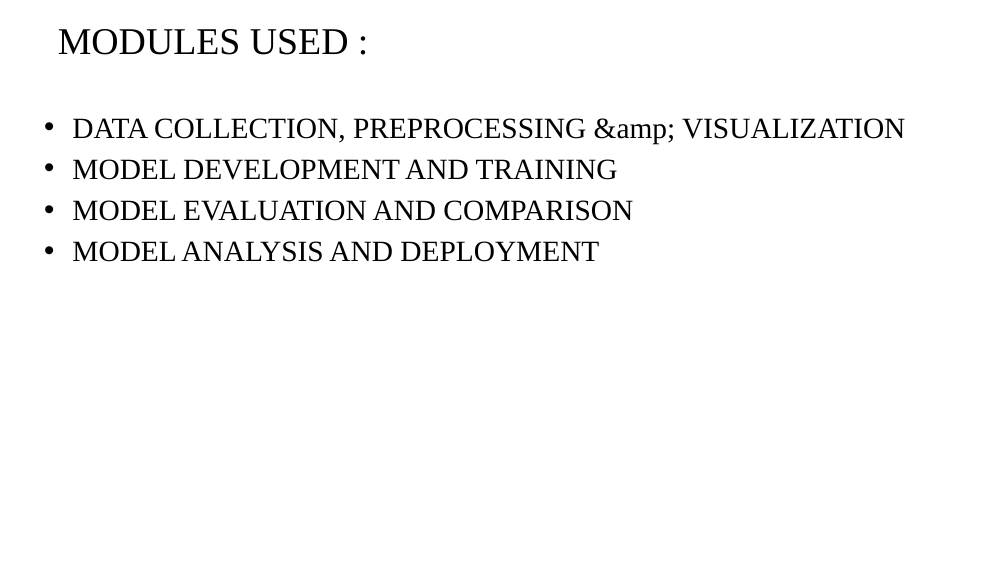
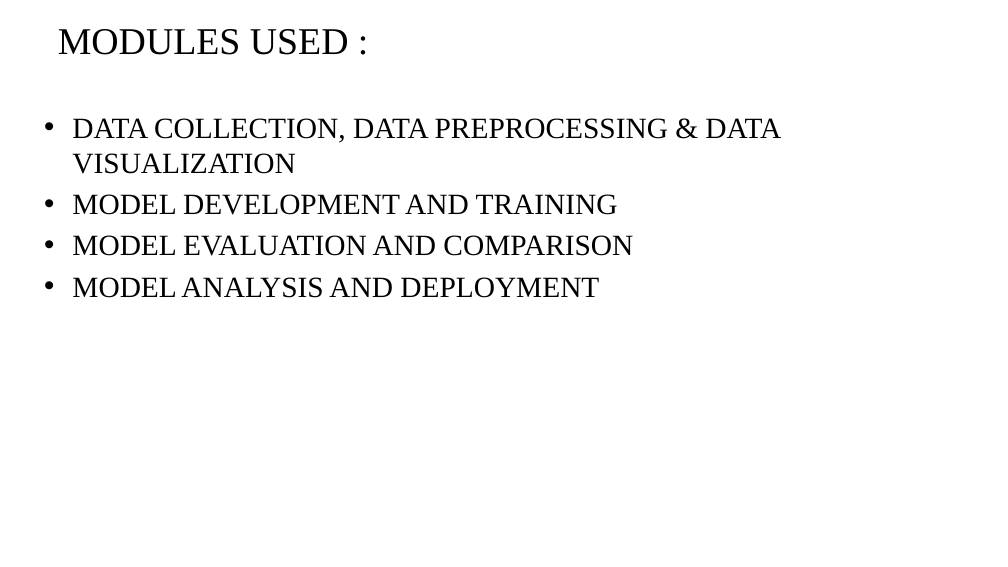
Before and after one commit to jes1326/Jeswanth_Puducherry_Tecnological_University, a slide deck: slide 7 of coappsinternship.pptx. Drawn at 1008x567 pixels with LibreOffice and Linux fonts; fonts in the diff are those of the drawing; background and template pictures are left out. Boxes give left, top, right and bottom in pixels: in the first picture for what was removed or moved away, otherwise in the second. Text is boxed around its words. In the diff, an @@ line names an element or a change of style, - is before the commit and + after.

```diff
--- a/coappsinternship.pptx
+++ b/coappsinternship.pptx
@@ text at [72,118,781,174]: text changed @@
-• DATA COLLECTION, PREPROCESSING &amp; VISUALIZATION
+• DATA COLLECTION, DATA PREPROCESSING & DATA VISUALIZATION
```
Also in this commit, not shown: 17 other slides changed.
